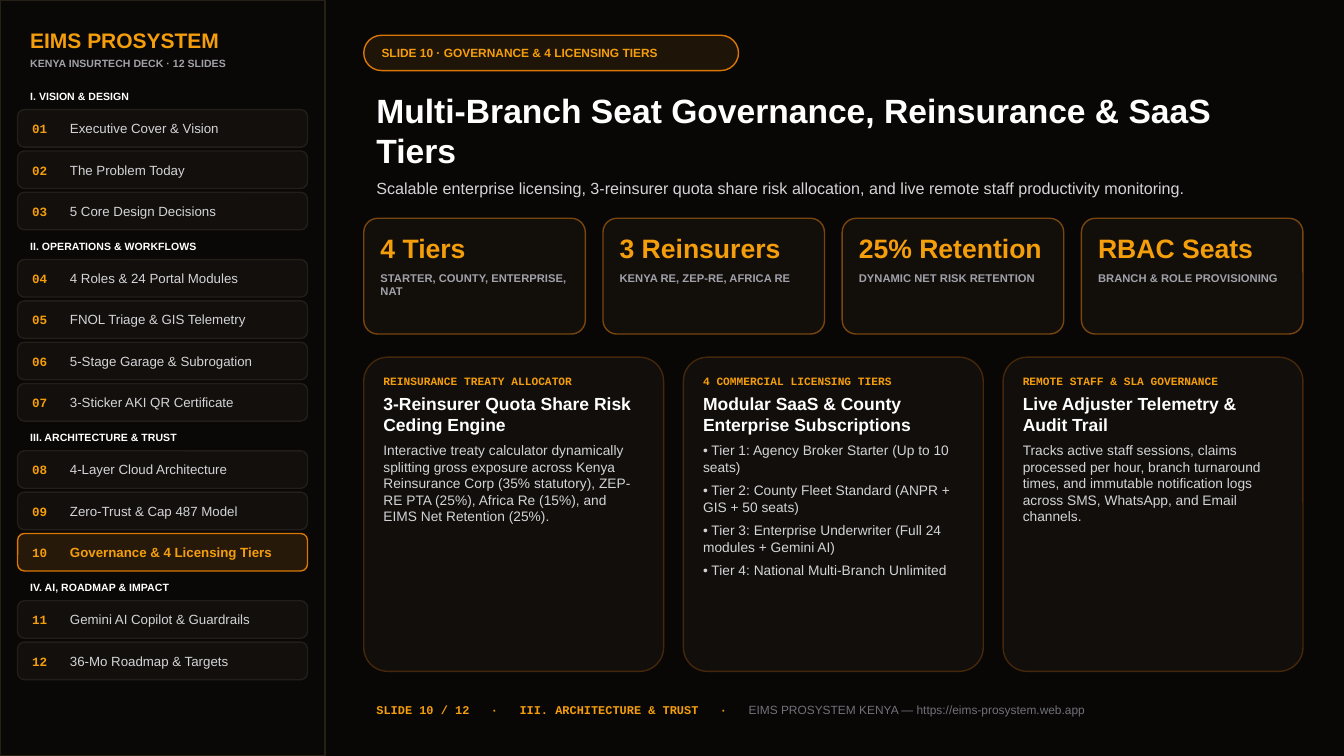
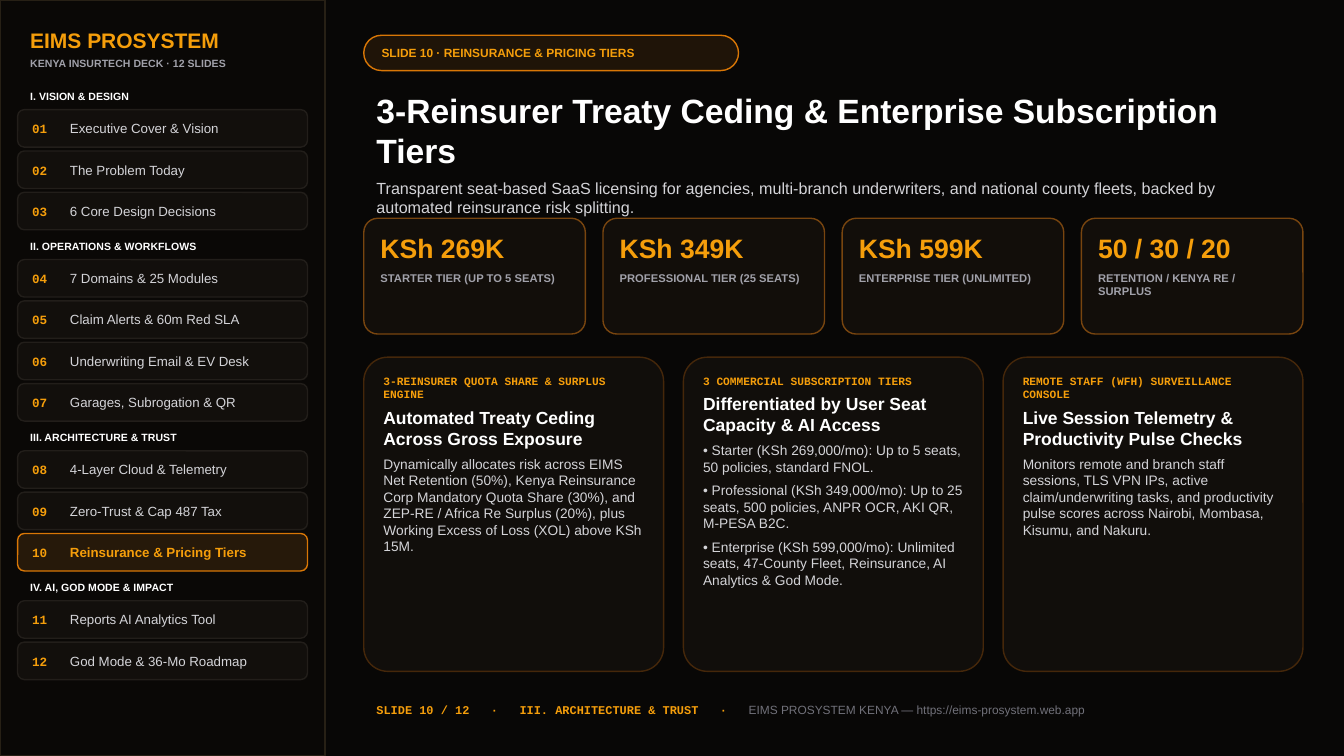
Before and after one commit to tokgot-debug/eims-prosystem, a slide deck: slide 10 of public/EIMS_ProSystem_Pitch_Deck.pptx. Drawn at 1344x756 pixels with LibreOffice and Linux fonts; fonts in the diff are those of the drawing. Boxes give left, top, right and bottom in pixels: in the first picture for what was removed or moved away, otherwise in the second. Text is boxed around its words. In the diff, an @@ line names an element or a change of style, - is before the commit and + after.

```diff
--- a/public/EIMS_ProSystem_Pitch_Deck.pptx
+++ b/public/EIMS_ProSystem_Pitch_Deck.pptx
@@ text in rounded rectangle at (382, 48, 634, 57): text changed @@
-SLIDE 10 · GOVERNANCE & 4 LICENSING TIERS
+SLIDE 10 · REINSURANCE & PRICING TIERS
@@ text at (376, 98, 1218, 217): text changed @@
-Multi-Branch Seat Governance, Reinsurance & SaaS Tiers
-Scalable enterprise licensing, 3-reinsurer quota share risk allocation, and live remote staff productivity monitoring.
+3-Reinsurer Treaty Ceding & Enterprise Subscription Tiers
+Transparent seat-based SaaS licensing for agencies, multi-branch underwriters, and national county fleets, backed by automated reinsurance risk splitting.
@@ text in rounded rectangle at (380, 238, 555, 284): text changed @@
-4 Tiers
-STARTER, COUNTY, ENTERPRISE, NAT
+KSh 269K
+STARTER TIER (UP TO 5 SEATS)
@@ text in rounded rectangle at (620, 238, 799, 284): text changed @@
-3 Reinsurers
-KENYA RE, ZEP-RE, AFRICA RE
+KSh 349K
+PROFESSIONAL TIER (25 SEATS)
@@ text in rounded rectangle at (859, 238, 1031, 284): text changed @@
-25% Retention
-DYNAMIC NET RISK RETENTION
+KSh 599K
+ENTERPRISE TIER (UNLIMITED)
@@ text in rounded rectangle at (1098, 239, 1231, 295): text changed @@
-RBAC Seats
-BRANCH & ROLE PROVISIONING
+50 / 30 / 20
+RETENTION / KENYA RE / SURPLUS
@@ text in rounded rectangle at (32, 273, 218, 283): text changed @@
-04 4 Roles & 24 Portal Modules
+04 7 Domains & 25 Modules
@@ text in rounded rectangle at (32, 314, 239, 324): text changed @@
-05 FNOL Triage & GIS Telemetry
+05 Claim Alerts & 60m Red SLA
@@ text in rounded rectangle at (32, 356, 249, 369): text changed @@
-06 5-Stage Garage & Subrogation
+06 Underwriting Email & EV Desk
@@ text in rounded rectangle at (383, 377, 642, 551): text changed @@
-REINSURANCE TREATY ALLOCATOR
-3-Reinsurer Quota Share Risk Ceding Engine
-Interactive treaty calculator dynamically splitting gross exposure across Kenya Reinsurance Corp (35% statutory), ZEP-RE PTA (25%), Africa Re (15%), and EIMS Net Retention (25%).
+3-REINSURER QUOTA SHARE & SURPLUS ENGINE
+Automated Treaty Ceding Across Gross Exposure
+Dynamically allocates risk across EIMS Net Retention (50%), Kenya Reinsurance Corp Mandatory Quota Share (30%), and ZEP-RE / Africa Re Surplus (20%), plus Working Excess of Loss (XOL) above KSh 15M.
@@ text in rounded rectangle at (703, 377, 962, 588): text changed @@
-4 COMMERCIAL LICENSING TIERS
-Modular SaaS & County Enterprise Subscriptions
-• Tier 1: Agency Broker Starter (Up to 10 seats)
-• Tier 2: County Fleet Standard (ANPR + GIS + 50 seats)
-• Tier 3: Enterprise Underwriter (Full 24 modules + Gemini AI)
-• Tier 4: National Multi-Branch Unlimited
+3 COMMERCIAL SUBSCRIPTION TIERS
+Differentiated by User Seat Capacity & AI Access
+• Starter (KSh 269,000/mo): Up to 5 seats, 50 policies, standard FNOL.
+• Professional (KSh 349,000/mo): Up to 25 seats, 500 policies, ANPR OCR, AKI QR, M-PESA B2C.
+• Enterprise (KSh 599,000/mo): Unlimited seats, 47-County Fleet, Reinsurance, AI Analytics & God Mode.
@@ text in rounded rectangle at (1023, 377, 1274, 537): text changed @@
-REMOTE STAFF & SLA GOVERNANCE
-Live Adjuster Telemetry & Audit Trail
-Tracks active staff sessions, claims processed per hour, branch turnaround times, and immutable notification logs across SMS, WhatsApp, and Email channels.
+REMOTE STAFF (WFH) SURVEILLANCE CONSOLE
+Live Session Telemetry & Productivity Pulse Checks
+Monitors remote and branch staff sessions, TLS VPN IPs, active claim/underwriting tasks, and productivity pulse scores across Nairobi, Mombasa, Kisumu, and Nakuru.
@@ text in rounded rectangle at (32, 397, 236, 410): text changed @@
-07 3-Sticker AKI QR Certificate
+07 Garages, Subrogation & QR
@@ text in rounded rectangle at (32, 464, 226, 477): text changed @@
-08 4-Layer Cloud Architecture
+08 4-Layer Cloud & Telemetry
@@ text in rounded rectangle at (32, 506, 222, 519): text changed @@
-09 Zero-Trust & Cap 487 Model
+09 Zero-Trust & Cap 487 Tax
@@ text in rounded rectangle at (32, 547, 246, 560): text changed @@
-10 Governance & 4 Licensing Tiers
+10 Reinsurance & Pricing Tiers
@@ text at (30, 583, 173, 593): text changed @@
-IV. AI, ROADMAP & IMPACT
+IV. AI, GOD MODE & IMPACT
@@ text in rounded rectangle at (32, 614, 215, 627): text changed @@
-11 Gemini AI Copilot & Guardrails
+11 Reports AI Analytics Tool
@@ text in rounded rectangle at (32, 656, 247, 669): text changed @@
-12 36-Mo Roadmap & Targets
+12 God Mode & 36-Mo Roadmap
```
Also in this commit, not shown: 11 other slides changed, 1 other file.
